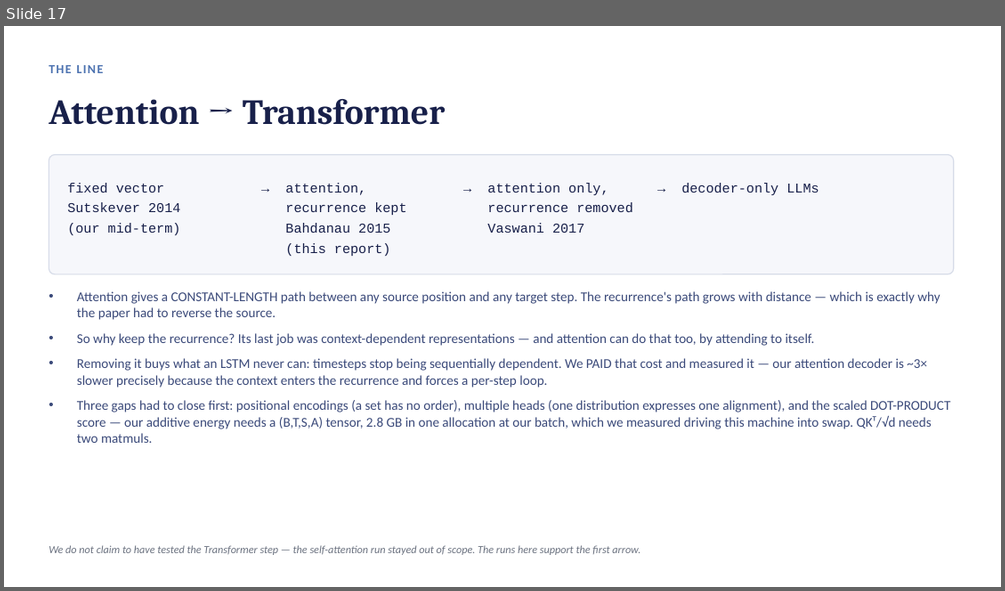
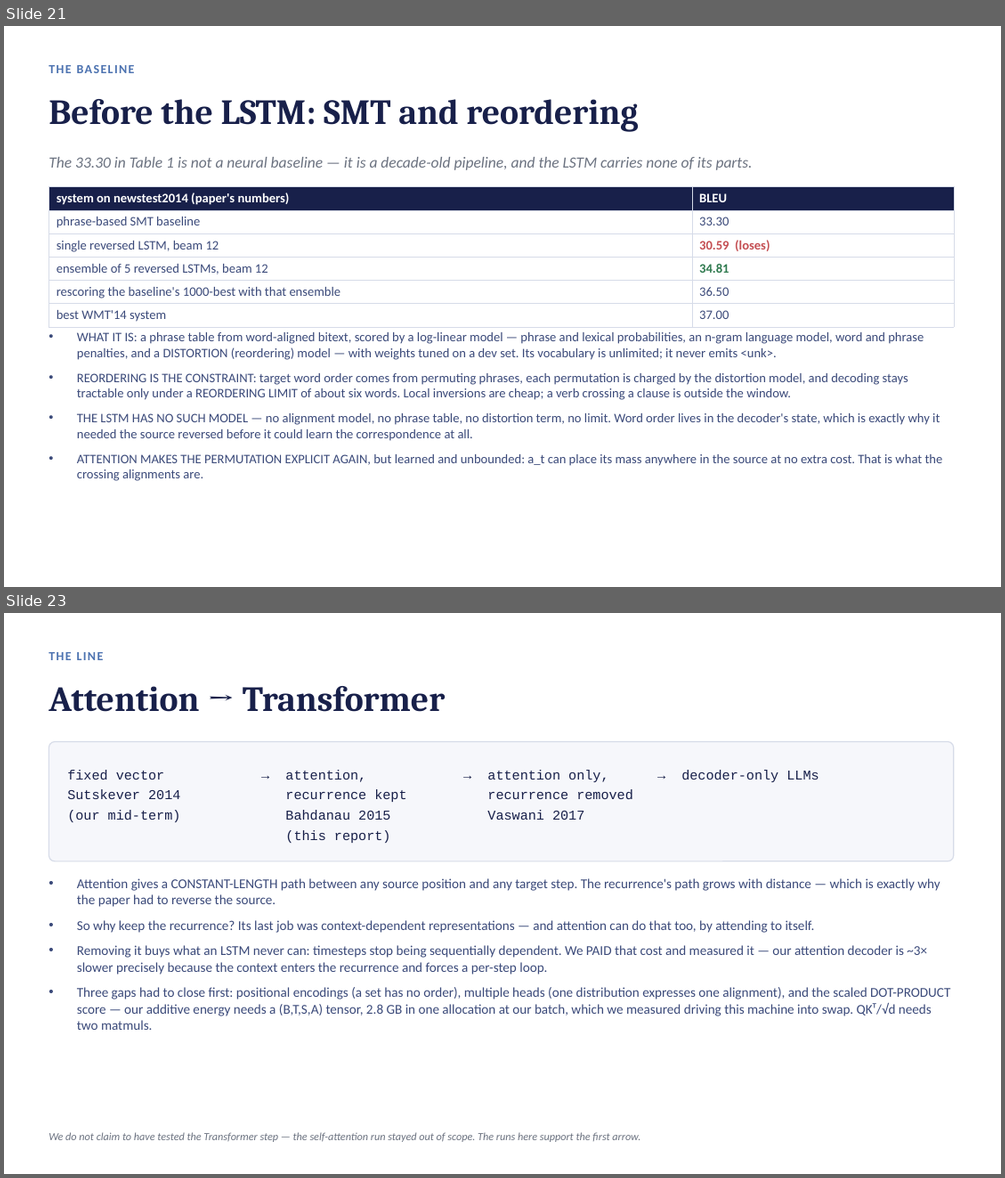
Before and after one commit to RubenS183/seq2seq-ee5180, a slide deck: slides/EE5180_endterm_slides.pptx. Shown one above the other, each under a label of ours: slide 17 before the commit, slides 21 and 23 after it; the slides between them are not shown. The pictures are 1005x591 and 1005x1178 pixels, drawn with LibreOffice and Linux fonts; fonts in the diff are those of the drawing. Boxes give left, top, right and bottom in pixels: in the first picture for what was removed or moved away, otherwise in the second. Text is boxed around its words. In the diff, an @@ line names an element or a change of style, - is before the commit and + after.

```diff
--- a/slides/EE5180_endterm_slides.pptx
+++ b/slides/EE5180_endterm_slides.pptx
@@ slide 21 added at (4, 26, 1001, 587), background #FFFFFF @@
@@ text added at (48, 65, 71, 73), 12 pt, text #4C72B0, bold @@
+THE BASELINE
@@ text added at (48, 99, 638, 132), 34 pt, text #18204A, bold @@
+Before the LSTM: SMT and reordering
@@ text added at (48, 157, 752, 170), 15 pt, text #6B7280, italic @@
+The 33.30 in Table 1 is not a neural baseline — it is a decade-old pipeline, and the LSTM carries none of its parts.
@@ table added at (48, 187, 954, 325), 6 rows, 2 columns @@
+system on newstest2014 (paper's numbers) | BLEU
+phrase-based SMT baseline | 33.30
+single reversed LSTM, beam 12 | 30.59 (loses)
+ensemble of 5 reversed LSTMs, beam 12 | 34.81
+rescoring the baseline's 1000-best with that ensemble | 36.50
+best WMT'14 system | 37.00
@@ text added at (77, 332, 943, 481), 12.5 pt, text #3B4A7A @@
+• WHAT IT IS: a phrase table from word-aligned bitext, scored by a log-linear model — phrase and lexical probabilities, an n-gram language model, word and phrase penalties, and a DISTORTION (reordering) model — with weights tuned on a dev set. Its vocabulary is unlimited; it never emits <unk>.
+• REORDERING IS THE CONSTRAINT: target word order comes from permuting phrases, each permutation is charged by the distortion model, and decoding stays tractable only under a REORDERING LIMIT of about six words. Local inversions are cheap; a verb crossing a clause is outside the window.
+• THE LSTM HAS NO SUCH MODEL — no alignment model, no phrase table, no distortion term, no limit. Word order lives in the decoder's state, which is exactly why it needed the source reversed before it could learn the correspondence at all.
+• ATTENTION MAKES THE PERMUTATION EXPLICIT AGAIN, but learned and unbounded: a_t can place its mass anywhere in the source at no extra cost. That is what the crossing alignments are.
@@ what was slide 17 is now slide 23 @@
```
Also in this commit, not shown: 1 slide changed, 5 other slides added, 34 other files.
